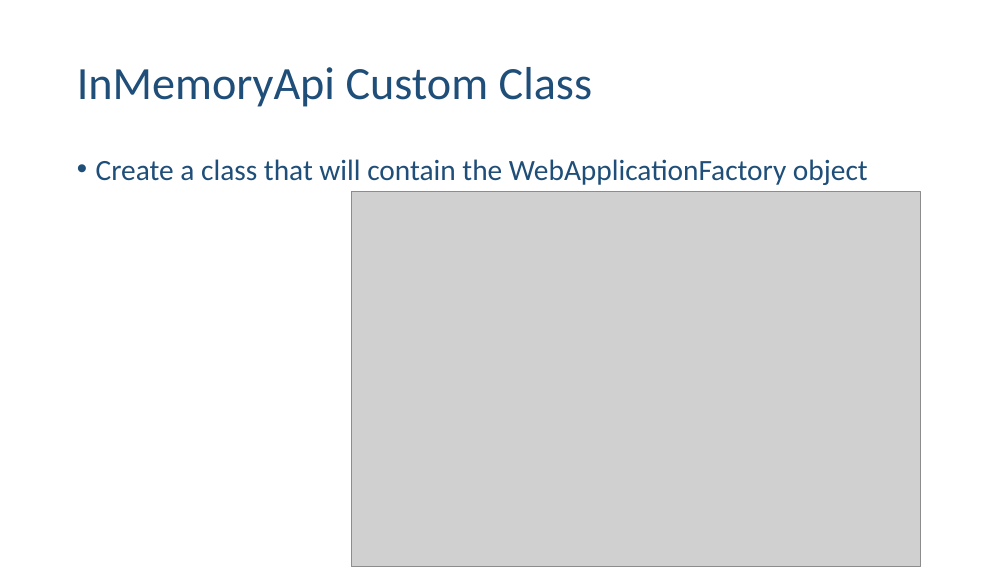
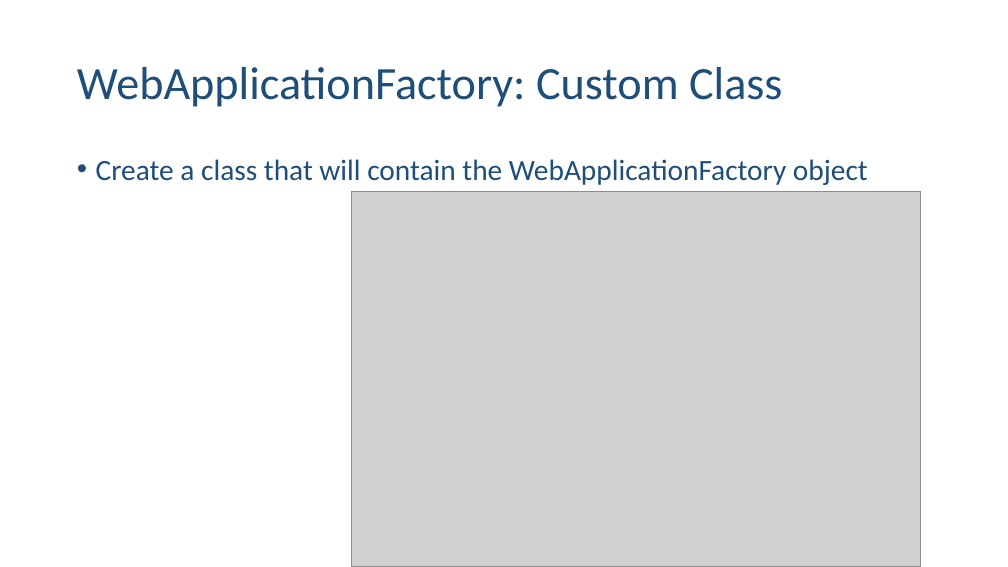
Before and after one commit to ehennis/Blog, a slide deck: slide 15 of WebApplicationFactory/NebraskaCode.pptx (slide 11 before the commit). Drawn at 1008x567 pixels with LibreOffice and Linux fonts; fonts in the diff are those of the drawing; grey boxes stand for pictures. Boxes give left, top, right and bottom in pixels: in the first picture for what was removed or moved away, otherwise in the second. Text is boxed around its words. In the diff, an @@ line names an element or a change of style, - is before the commit and + after.

Commit message:
Updated the code and slides for .NET 7

```diff
--- a/WebApplicationFactory/NebraskaCode.pptx
+++ b/WebApplicationFactory/NebraskaCode.pptx
@@ title at box(77, 67, 782, 107): text changed @@
-InMemoryApi Custom Class
+WebApplicationFactory: Custom Class
```
Also in this commit, not shown: 2 other slides changed, 3 slides added, 18 other files.
